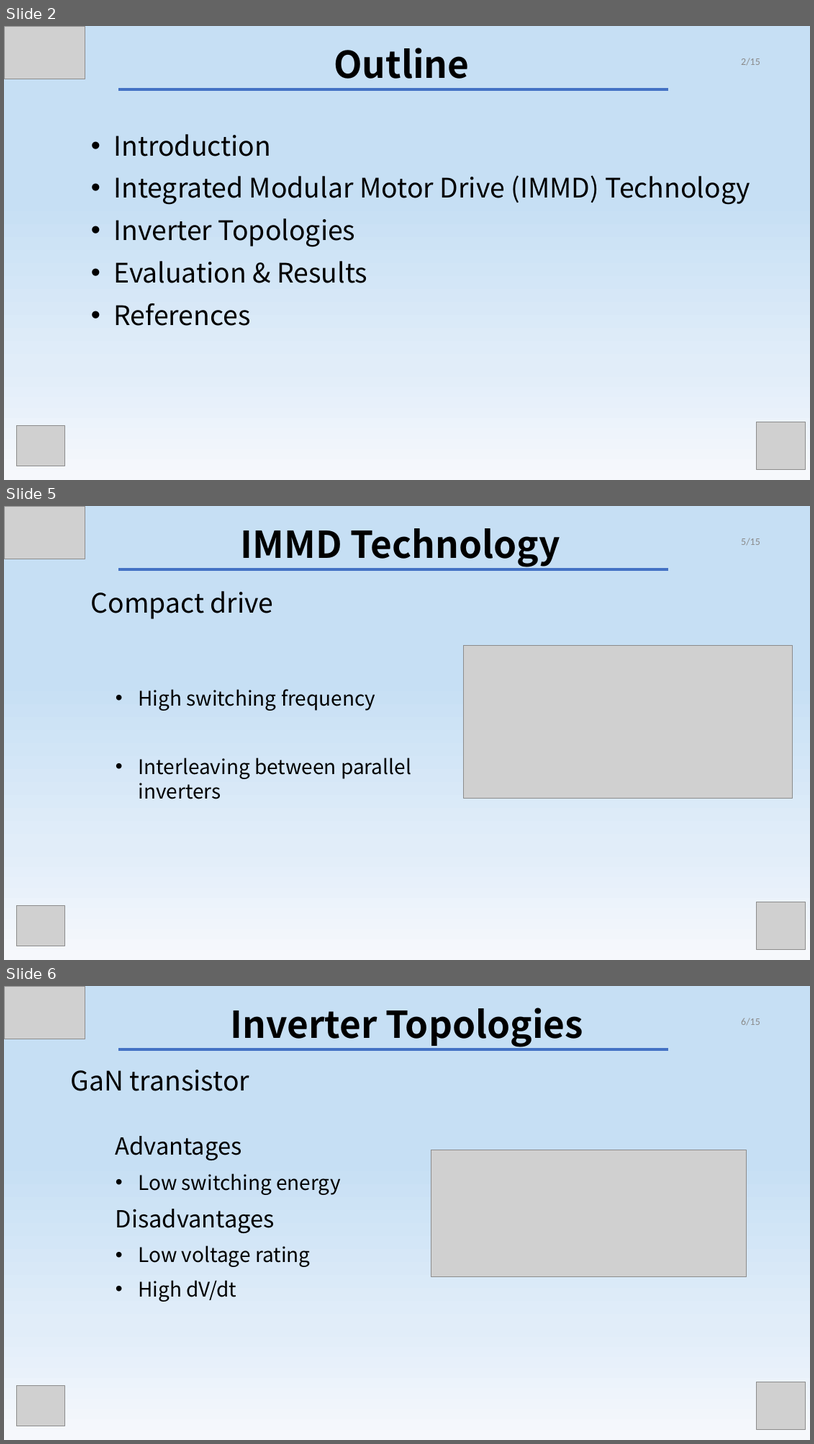
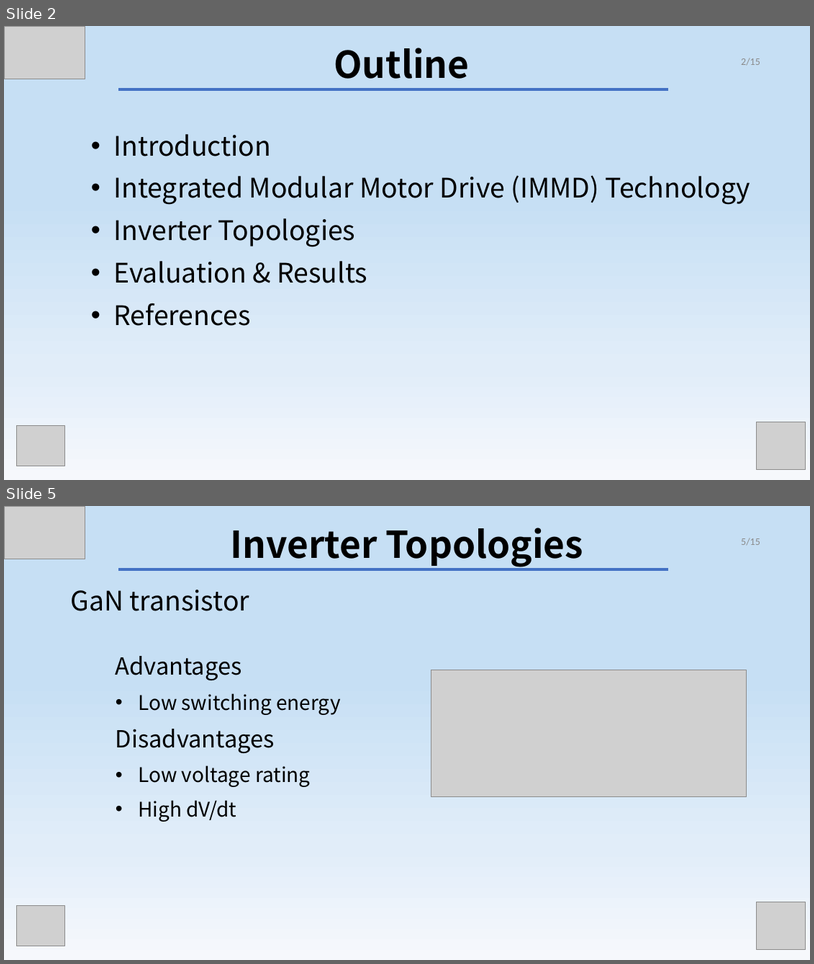
Before and after one commit to hakanpolat/IMMD, a slide deck: Paper/PEMC 2018/presentation/PEMC_2018_presentation.pptx. Shown one above the other, each under a label of ours: slides 2, 5 and 6 before the commit, slides 2 and 5 after it; the slides between them are not shown. The pictures are 814x1444 and 814x964 pixels, drawn with LibreOffice and Linux fonts; fonts in the diff are those of the drawing; grey boxes stand for pictures. Boxes give left, top, right and bottom in pixels: in the first picture for what was removed or moved away, otherwise in the second. Text is boxed around its words. In the diff, an @@ line names an element or a change of style, - is before the commit and + after.

```diff
--- a/Paper/PEMC 2018/presentation/PEMC_2018_presentation.pptx
+++ b/Paper/PEMC 2018/presentation/PEMC_2018_presentation.pptx
@@ slide 5 removed at (4,506,810,960), background gradient #F6F8FC to #E1EDF9 to #C6DFF4 @@
@@ picture removed at (4,506,85,559) @@
@@ text removed at (241,528,561,567) @@
-IMMD Technology
@@ page number removed at (741,538,761,546) @@
-5/15
@@ line removed from (118, 569) to (669, 569) @@
@@ text removed at (91,591,274,619) @@
-Compact drive
@@ picture removed at (464,646,793,798) @@
@@ text removed at (138,689,412,799) @@
-• High switching frequency
-• Interleaving between parallel inverters
@@ picture removed at (16,906,64,946) @@
@@ picture removed at (757,901,805,950) @@
@@ what was slide 6 is now slide 5 @@
@@ page number at (741,538,761,546): text changed @@
-6/15
+5/15
```
Also in this commit, not shown: 3 slides changed, 1 slide added.
